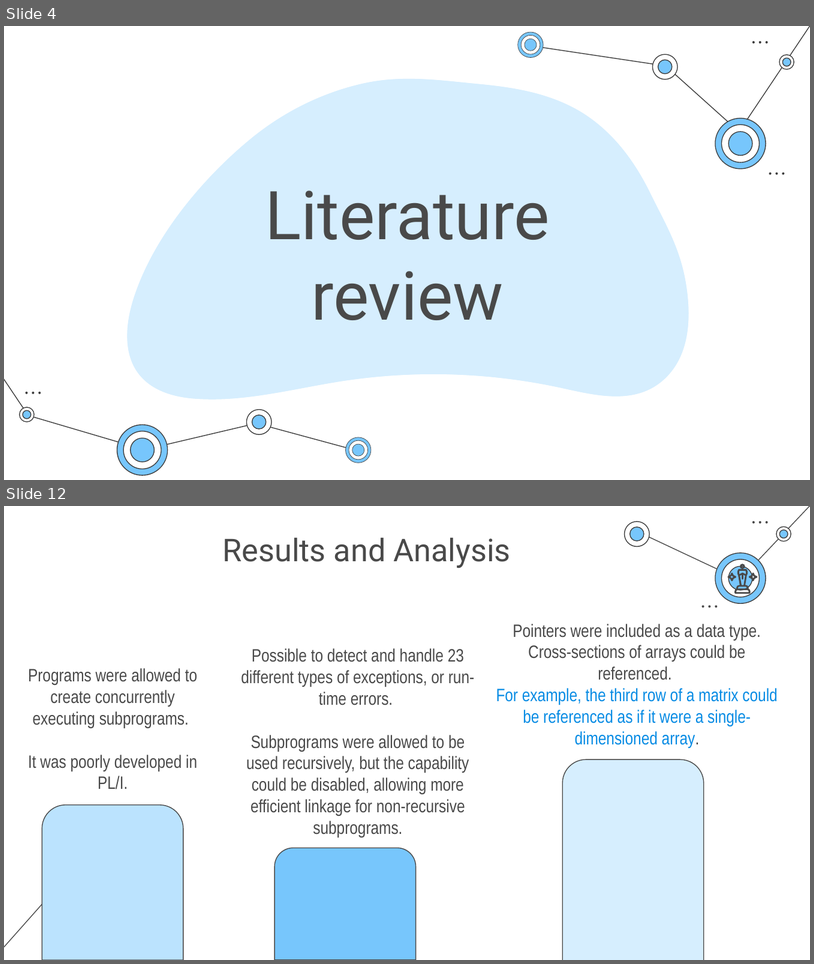
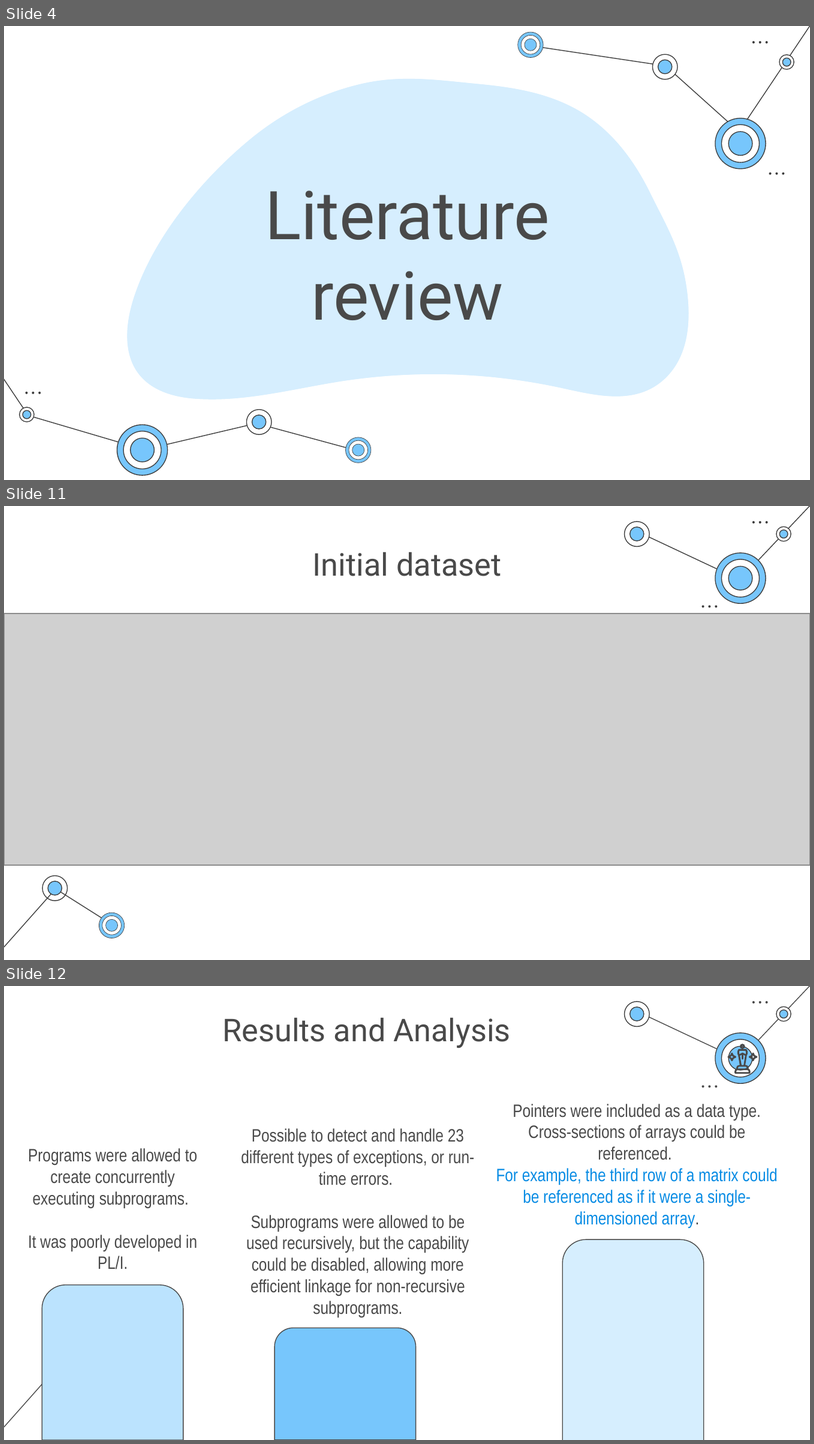
Before and after one commit to NAyeshaKhan/Heart-Disease-Prediction, a slide deck: Heart Disease Prediction System.pptx. Shown one above the other, each under a label of ours: slides 4 and 12 before the commit, slides 4, 11 and 12 after it; the slides between them are not shown. The pictures are 814x964 and 814x1444 pixels, drawn with LibreOffice and Linux fonts; fonts in the diff are those of the drawing; grey boxes stand for pictures. Boxes give left, top, right and bottom in pixels: in the first picture for what was removed or moved away, otherwise in the second. Text is boxed around its words. In the diff, an @@ line names an element or a change of style, - is before the commit and + after.

```diff
--- a/Heart Disease Prediction System.pptx
+++ b/Heart Disease Prediction System.pptx
@@ slide 11 added at (x1=4, y1=506, x2=810, y2=960), background #FFFFFF; not listed: 18 template elements that a slide beside it also shows @@
@@ line added from (810, 506) to (741, 579), #3D3D3D 0.75 pt @@
@@ line added from (741, 580) to (639, 532), #3D3D3D 0.75 pt @@
@@ title added at (x1=313, y1=552, x2=501, y2=576), 28 pt, text #494949 @@
+Initial dataset
@@ picture added at (x1=4, y1=613, x2=810, y2=865) @@
@@ ellipse added at (x1=702, y1=605, x2=705, y2=607), fill #3D3D3D @@
@@ ellipse added at (x1=709, y1=605, x2=711, y2=607), fill #3D3D3D @@
@@ ellipse added at (x1=715, y1=605, x2=717, y2=607), fill #3D3D3D @@
@@ freeform shape added at (x1=48, y1=880, x2=62, y2=895), fill #3D3D3D @@
@@ freeform shape added at (x1=48, y1=881, x2=62, y2=895), fill #77C6FC @@
@@ line added from (4, 946) to (56, 888), #3D3D3D 0.75 pt @@
@@ line added from (56, 889) to (115, 926), #3D3D3D 0.75 pt @@
@@ group added at (x1=99, y1=912, x2=125, y2=938): 6 freeform shapes @@
```
Also in this commit, not shown: 7 slides changed, 4 other slides added, 2 slides removed.
